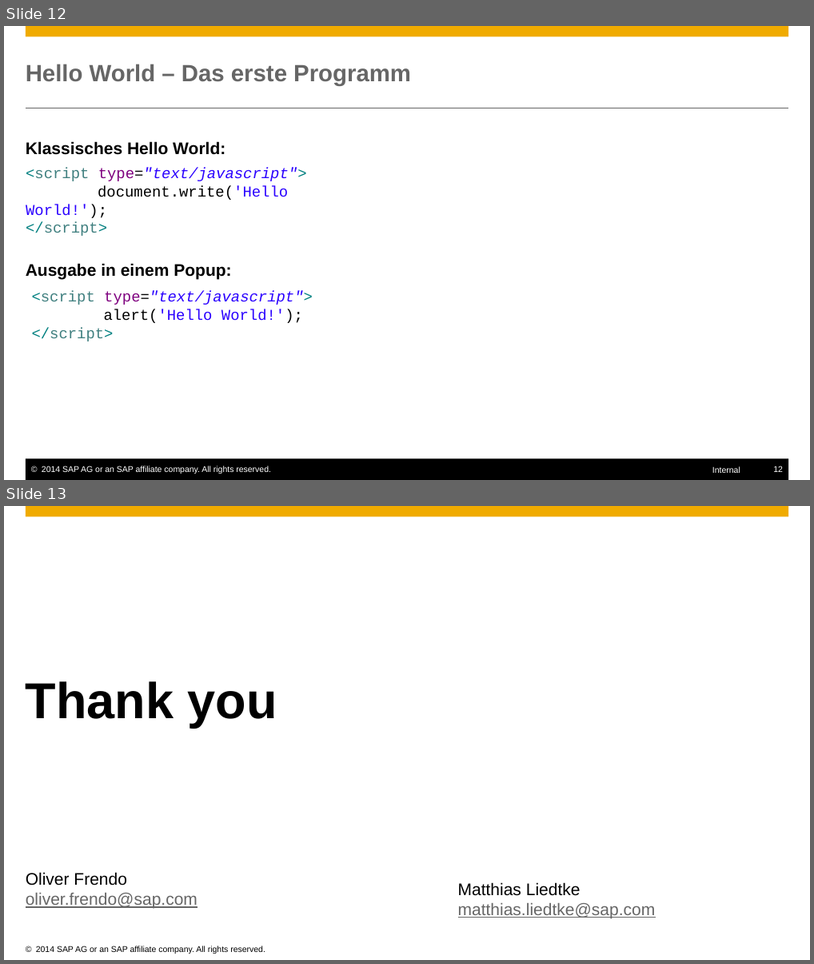
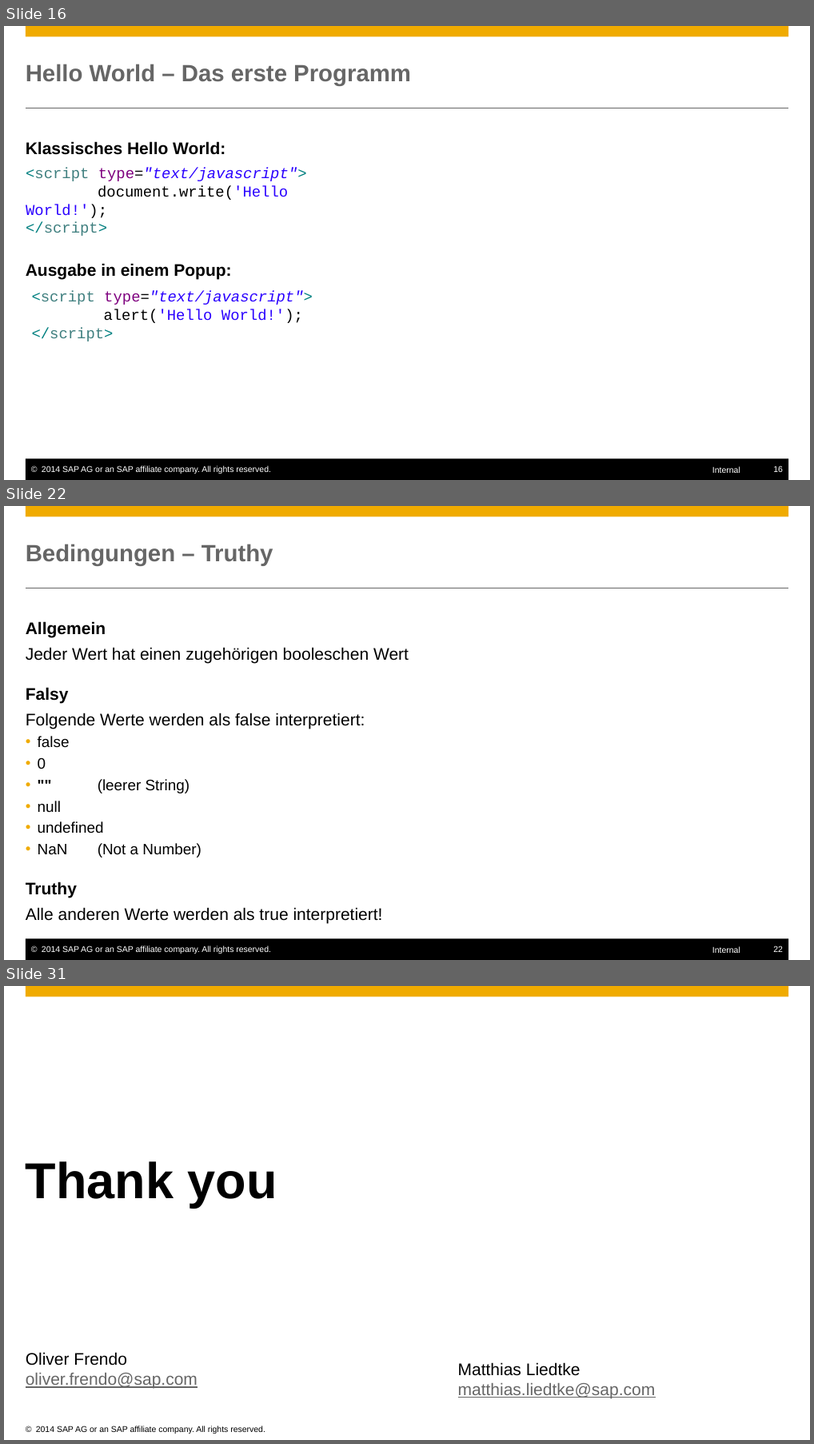
Before and after one commit to ofrendo/JSCrossCourse, a slide deck: JSCrosscourse.pptx. Shown one above the other, each under a label of ours: slides 12 and 13 before the commit, slides 16, 22 and 31 after it; the slides between them are not shown. The pictures are 814x964 and 814x1444 pixels, drawn with LibreOffice and Linux fonts; fonts in the diff are those of the drawing; background and template pictures are left out. Boxes give left, top, right and bottom in pixels: in the first picture for what was removed or moved away, otherwise in the second. Text is boxed around its words. In the diff, an @@ line names an element or a change of style, - is before the commit and + after.

```diff
--- a/JSCrosscourse.pptx
+++ b/JSCrosscourse.pptx
@@ slide 22 added at (x1=4, y1=506, x2=810, y2=960), background #FFFFFF; not listed: 6 template elements that a slide beside it also shows @@
@@ title added at (x1=26, y1=544, x2=274, y2=566), 28 pt, text #666666, bold @@
+Bedingungen – Truthy
@@ text added at (x1=26, y1=621, x2=409, y2=923), 20 pt, text #000000 @@
+Allgemein
+  Jeder Wert hat einen zugehörigen booleschen Wert
+Falsy
+  Folgende Werte werden als false interpretiert:
+    • false
+    • 0
+    • "" (leerer String)
+    • null
+    • undefined
+    • NaN (Not a Number)
+Truthy
+  Alle anderen Werte werden als true interpretiert!
@@ what was slide 12 is now slide 16 @@
@@ page number at (x1=774, y1=465, x2=783, y2=472): text changed @@
-12
+16
@@ what was slide 13 is now slide 31 @@
```
Also in this commit, not shown: 7 slides changed, 17 other slides added, 1 other file.
